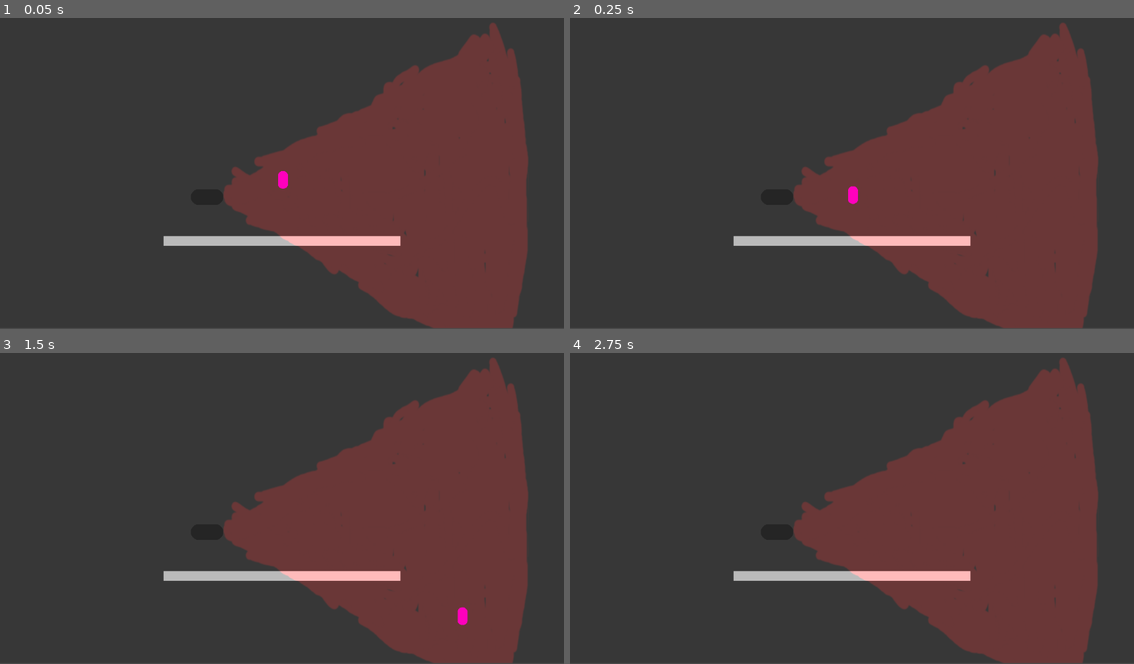
Above: before the commit, frames 1-4 (two rows, left to right).
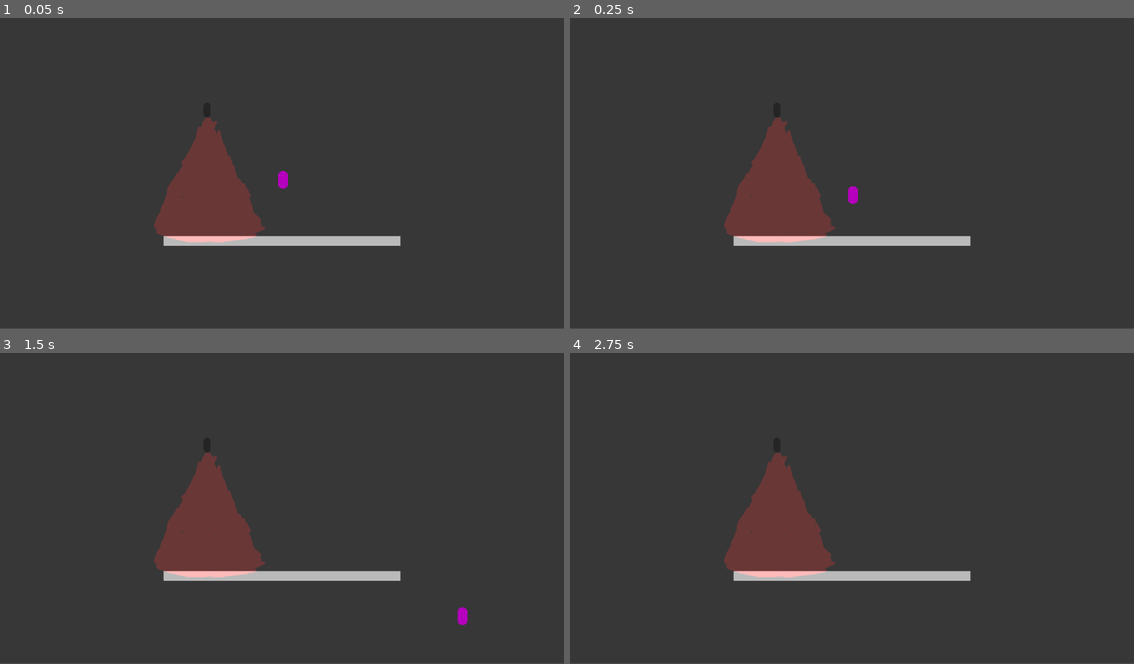
Above: after the commit, the same moments.

Repository: PlantvZombie/Game
Game: Godot game, scene res://test.tscn
Same seed, same stepped clock (60 frames per second), same inputs: the game is played once before the commit and once after it. The project has no main scene, so this scene is started directly.
Inputs:
- Up to frame 1 (0.05 s): no input
- Up to frame 2 (0.25 s): no input
- Up to frame 3 (1.5 s): hold D (right) from 0.53 s (still down); tap Space (space) at 0.6, 1.35 s; tap W (up) at 0.77 s
- Up to frame 4 (2.75 s): tap W (up) at 1.52 s; tap Enter at 2 s; release D (right) at 2.03 s; hold A (left) from 2.03 s (still down); tap Space (space) at 2.1 s

The runs differ from the first frame. In frame 1, 35% of the frame differs, in the area x 27-94%, y 1-100%; in frame 2, 35%; in frame 3, 35%; in frame 4, 35%.

Commit message:
Added Area To Camera To Detect When Player Enters

Diff:
--- /dev/null
+++ b/camera.gd
@@ -0,0 +1,16 @@
+extends StaticBody2D
+
+
+# Called when the node enters the scene tree for the first time.
+func _ready():
+	pass # Replace with function body.
+
+
+# Called every frame. 'delta' is the elapsed time since the previous frame.
+func _process(delta):
+	pass
+
+
+func _on_area_2d_body_entered(body):
+	if body.name == "Character":
+		get_tree().change_scene_to_file("res://test.tscn")
--- a/camera.tscn
+++ b/camera.tscn
@@ -1,14 +1,16 @@
-[gd_scene load_steps=4 format=3 uid="uid://dairswp00r4e"]
+[gd_scene load_steps=5 format=3 uid="uid://dairswp00r4e"]
 
+[ext_resource type="Script" path="res://camera.gd" id="1_2bl0g"]
 [ext_resource type="Texture2D" uid="uid://bqj6jki7ybuce" path="res://Cone.png" id="1_fobc6"]
 
 [sub_resource type="CapsuleShape2D" id="CapsuleShape2D_irwfe"]
-radius = 16.0
-height = 66.0
+radius = 7.0
+height = 30.0
 
 [sub_resource type="CapsuleMesh" id="CapsuleMesh_5gipk"]
 
 [node name="Camera" type="StaticBody2D"]
+script = ExtResource("1_2bl0g")
 
 [node name="CollisionShape2D" type="CollisionShape2D" parent="."]
 rotation = 1.5708
@@ -16,13 +18,21 @@
 
 [node name="MeshInstance2D" type="MeshInstance2D" parent="CollisionShape2D"]
 modulate = Color(0.145098, 0.145098, 0.145098, 1)
-scale = Vector2(32.5, 33.3937)
+scale = Vector2(15, 15)
 mesh = SubResource("CapsuleMesh_5gipk")
 
 [node name="PointLight2D" type="PointLight2D" parent="."]
-position = Vector2(345, 0)
+position = Vector2(143, 0)
 rotation = -1.5708
-scale = Vector2(1.50391, 1.21875)
+scale = Vector2(0.5, 0.5)
 color = Color(1, 0, 0, 1)
+shadow_enabled = true
 shadow_color = Color(0, 0, 0, 0.611765)
 texture = ExtResource("1_fobc6")
+
+[node name="Area2D" type="Area2D" parent="."]
+
+[node name="CollisionPolygon2D" type="CollisionPolygon2D" parent="Area2D"]
+polygon = PackedVector2Array(14, -1, 263, -126, 263, 120)
+
+[connection signal="body_entered" from="Area2D" to="." method="_on_area_2d_body_entered"]
--- a/test.tscn
+++ b/test.tscn
@@ -13,7 +13,8 @@
 position = Vector2(576, 468)
 
 [node name="Camera" parent="." instance=ExtResource("3_28s2i")]
-position = Vector2(423, 378)
+position = Vector2(423, 200)
+rotation = 1.5708
 
 [node name="ColorRect" type="ColorRect" parent="."]
 modulate = Color(0.215686, 0.215686, 0.215686, 1)
